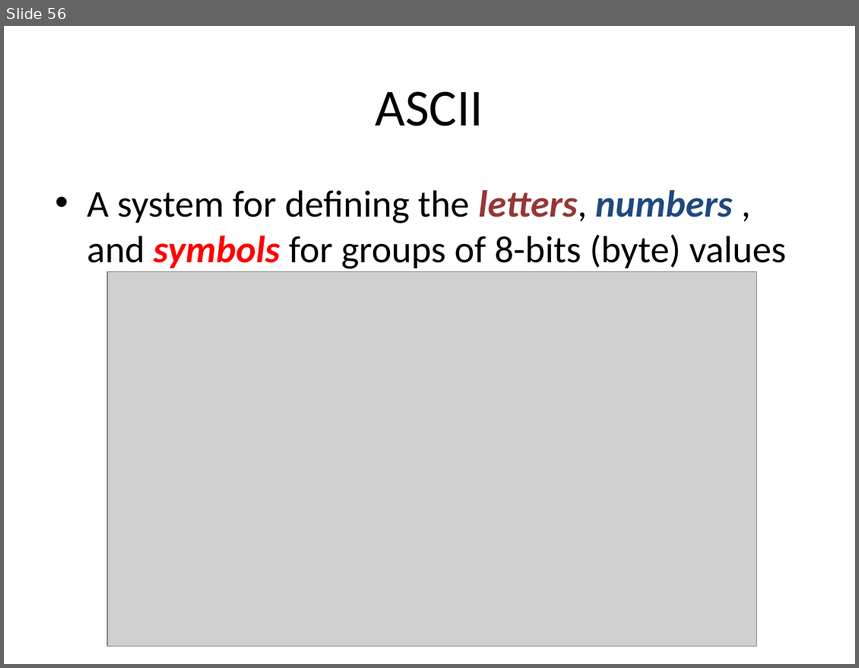
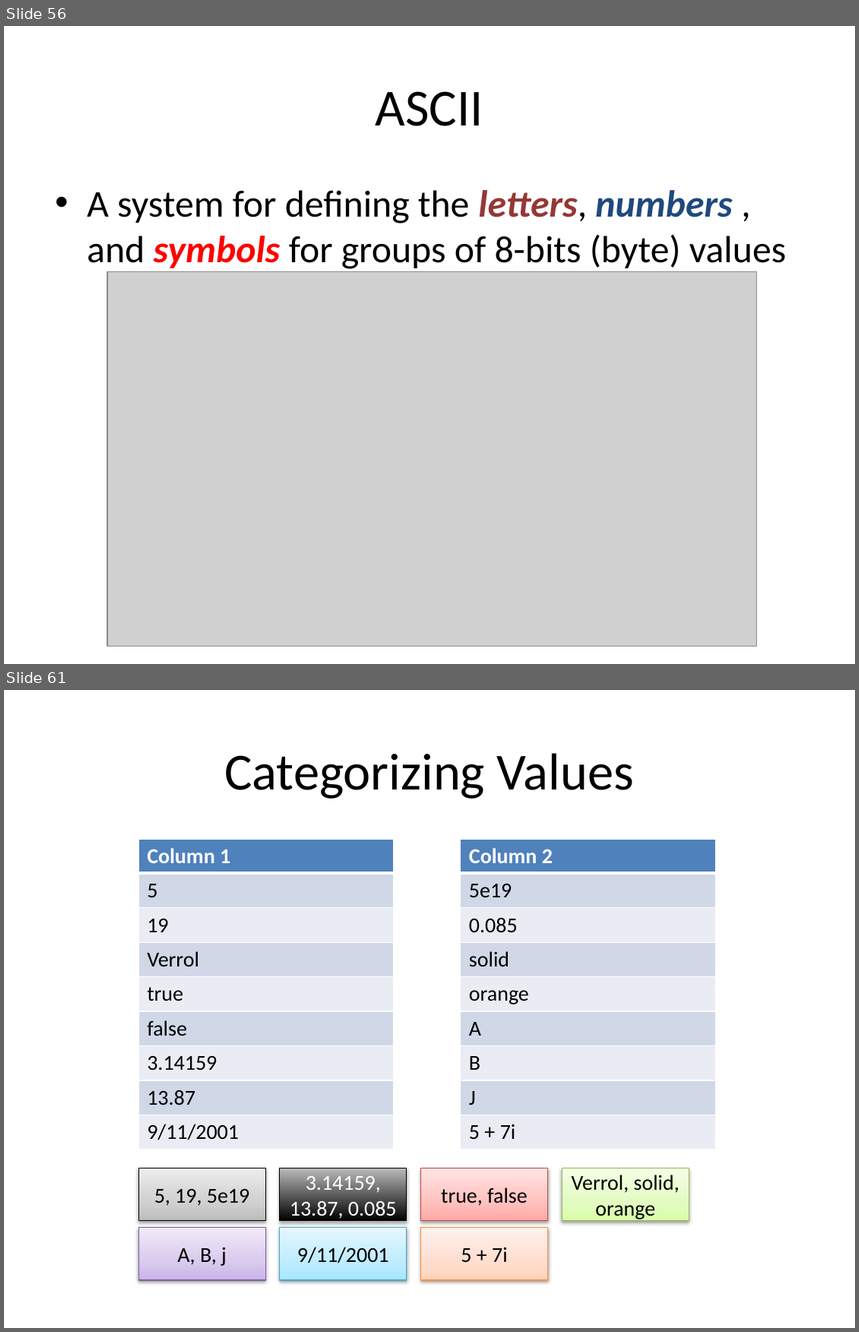
Before and after one commit to xiliax/go-lang-programming, a slide deck: doc/Go-Lang-Programming.pptx. Shown one above the other, each under a label of ours: slide 56 before the commit, slides 56 and 61 after it; the slides between them are not shown. The pictures are 859x668 and 859x1332 pixels, drawn with LibreOffice and Linux fonts; fonts in the diff are those of the drawing; grey boxes stand for pictures. Boxes give left, top, right and bottom in pixels: in the first picture for what was removed or moved away, otherwise in the second. Text is boxed around its words. In the diff, an @@ line names an element or a change of style, - is before the commit and + after.

```diff
--- a/doc/Go-Lang-Programming.pptx
+++ b/doc/Go-Lang-Programming.pptx
@@ slide 61 added at (x1=4, y1=690, x2=855, y2=1328), background #FFFFFF @@
@@ title added at (x1=224, y1=753, x2=634, y2=799), 44 pt, text #000000 @@
+Categorizing Values
@@ table added at (x1=139, y1=839, x2=394, y2=1150), 9 rows, 1 columns @@
+Column 1
+5
+19
+Verrol
+true
+false
+3.14159
+13.87
+9/11/2001
@@ table added at (x1=460, y1=839, x2=715, y2=1150), 9 rows, 1 columns @@
+Column 2
+5e19
+0.085
+solid
+orange
+A
+B
+J
+5 + 7i
@@ rectangle added at (x1=139, y1=1168, x2=265, y2=1221), fill gradient #BDBDBD to #D1D1D1 to #EEEEEE, outline #000000 0.75 pt, 18 pt, text #000000 @@
+5, 19, 5e19
@@ rectangle added at (x1=280, y1=1168, x2=407, y2=1221), fill gradient #000000 to #BDBDBD, outline #000000 0.75 pt, 18 pt, text #FFFFFF @@
+3.14159, 13.87, 0.085
@@ rectangle added at (x1=421, y1=1168, x2=548, y2=1221), fill gradient #FFA6A5 to #FFC0BF to #FFE7E7, outline #BF4C48 0.75 pt, 18 pt, text #000000 @@
+true, false
@@ rectangle added at (x1=563, y1=1168, x2=690, y2=1221), fill gradient #DAFDA7 to #E4FCC2 to #F5FFE7, outline #98B955 0.75 pt, 18 pt, text #000000 @@
+Verrol, solid, orange
@@ rectangle added at (x1=139, y1=1228, x2=265, y2=1281), fill gradient #C9B5E8 to #D8CBEE to #F0EAF9, outline #7D60A0 0.75 pt, 18 pt, text #000000 @@
+A, B, j
@@ rectangle added at (x1=280, y1=1228, x2=407, y2=1281), fill gradient #A7E6FF to #C1EDFF to #E7F8FF, outline #46AAC5 0.75 pt, 18 pt, text #000000 @@
+9/11/2001
@@ rectangle added at (x1=421, y1=1228, x2=548, y2=1281), fill gradient #FFD2BD to #FFDED0 to #FFF2ED, outline #F69240 0.75 pt, 18 pt, text #000000 @@
+5 + 7i
```
Also in this commit, not shown: 6 slides changed, 13 other slides added, 20 other files.
